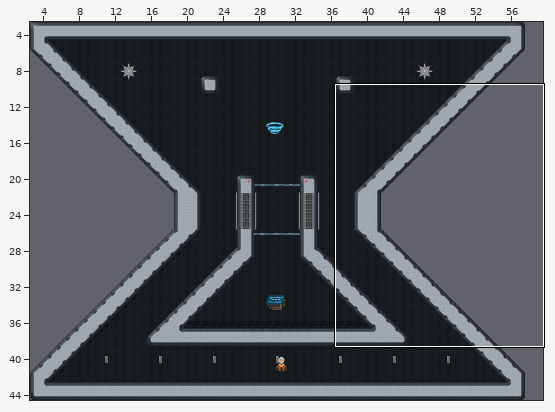
Tiled map (JSON), stored at core/assets/levels/level_2/level_1.tmj. Above: a wide view before the commit, with the close-up outlined.
Close-up. Before the commit:
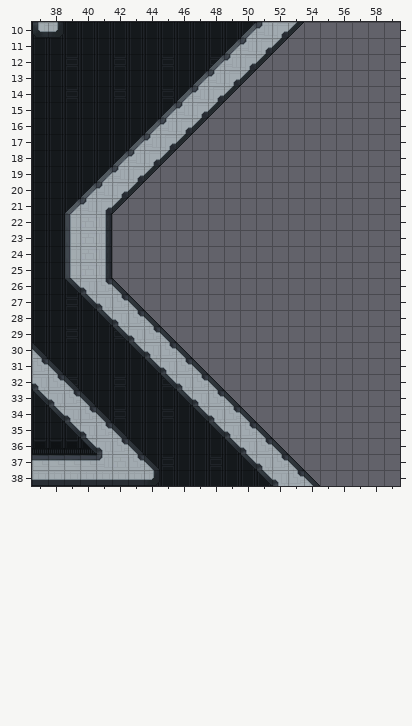
Cells are 16x16 px. Shown: x 37..59, y 10..38. The commit also changed other parts of the map, which this record leaves out.
After:
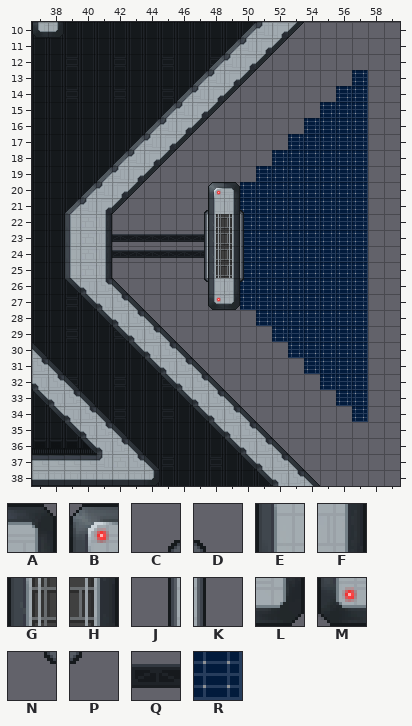
Key: from "space-tiles": A 3, B 5, C 11, D 15, E 17, F 19, G 21, H 23, J 27, K 31, L 35, M 37, N 75, P 79, Q 153 "Background", R 225.
_ is an empty cell.
From old to new:
{"where": "layer \"ForegroundBack\""}
{"y":13,"x":57,"old":"_","new":"R"}
{"y":14,"x":56,"old":"__","new":"RR"}
{"y":15,"x":55,"old":"___","new":"RRR"}
{"y":16,"x":54,"old":"____","new":"RRRR"}
{"y":17,"x":53,"old":"_____","new":"RRRRR"}
{"y":18,"x":52,"old":"______","new":"RRRRRR"}
{"y":19,"x":51,"old":"_______","new":"RRRRRRR"}
{"y":20,"x":50,"old":"________","new":"RRRRRRRR"}
{"y":21,"x":50,"old":"________","new":"RRRRRRRR"}
{"y":22,"x":50,"old":"________","new":"RRRRRRRR"}
{"y":23,"x":42,"old":"______","new":"QQQQQQ"}
{"y":23,"x":50,"old":"________","new":"RRRRRRRR"}
{"y":24,"x":42,"old":"______","new":"QQQQQQ"}
{"y":24,"x":50,"old":"________","new":"RRRRRRRR"}
{"y":25,"x":50,"old":"________","new":"RRRRRRRR"}
{"y":26,"x":50,"old":"________","new":"RRRRRRRR"}
{"y":27,"x":50,"old":"________","new":"RRRRRRRR"}
{"y":28,"x":51,"old":"_______","new":"RRRRRRR"}
{"y":29,"x":52,"old":"______","new":"RRRRRR"}
{"y":30,"x":53,"old":"_____","new":"RRRRR"}
{"y":31,"x":54,"old":"____","new":"RRRR"}
{"y":32,"x":55,"old":"___","new":"RRR"}
{"y":33,"x":56,"old":"__","new":"RR"}
{"y":34,"x":57,"old":"_","new":"R"}
{"where": "layer \"Foreground\""}
{"y":20,"x":48,"old":"__","new":"BA"}
{"y":21,"x":47,"old":"____","new":"CEFD"}
{"y":22,"x":47,"old":"____","new":"JGHK"}
{"y":23,"x":47,"old":"____","new":"JGHK"}
{"y":24,"x":47,"old":"____","new":"JGHK"}
{"y":25,"x":47,"old":"____","new":"JGHK"}
{"y":26,"x":47,"old":"____","new":"NEFP"}
{"y":27,"x":48,"old":"__","new":"ML"}
{"label":"added","picture_box":[112,70,368,422]}
